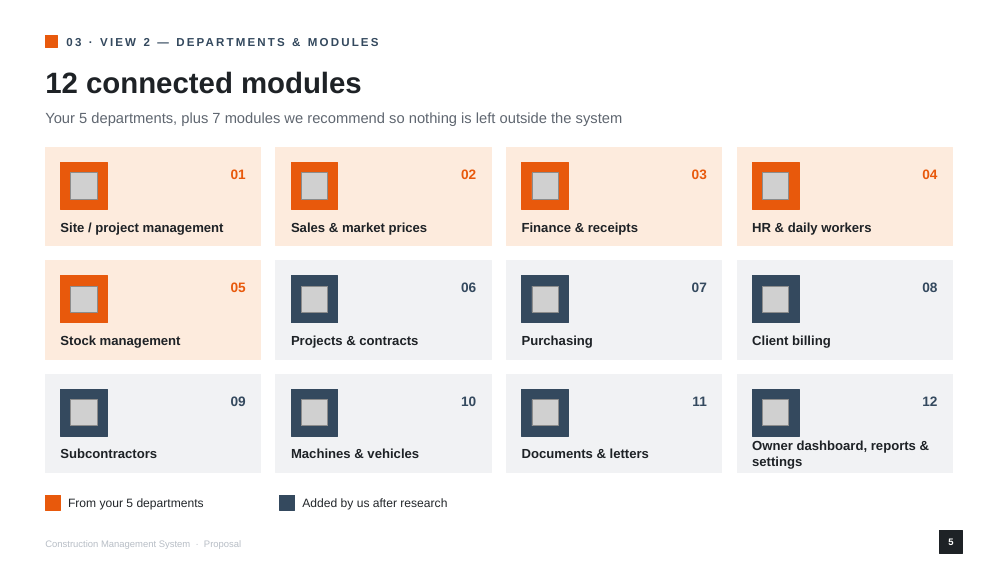
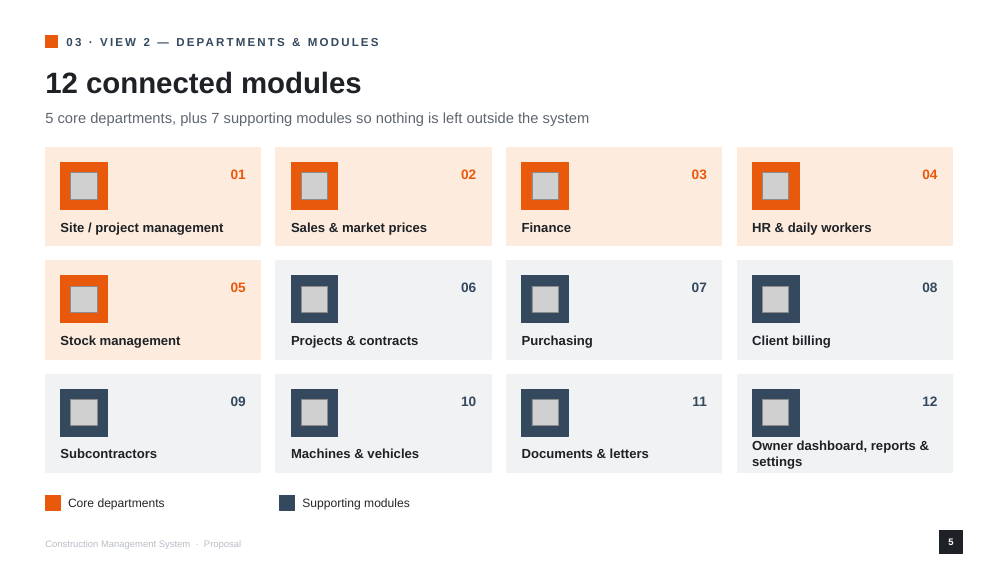
Before and after one commit to Abakas-Tech/ems-client, a slide deck: slide 5 of docs/proposals/Construction_Management_System_Proposal.pptx. Drawn at 1008x567 pixels with LibreOffice and Linux fonts; fonts in the diff are those of the drawing; grey boxes stand for pictures. Boxes give left, top, right and bottom in pixels: in the first picture for what was removed or moved away, otherwise in the second. Text is boxed around its words. In the diff, an @@ line names an element or a change of style, - is before the commit and + after.

```diff
--- a/docs/proposals/Construction_Management_System_Proposal.pptx
+++ b/docs/proposals/Construction_Management_System_Proposal.pptx
@@ text at (45, 112, 590, 126): text changed @@
-Your 5 departments, plus 7 modules we recommend so nothing is left outside the system
+5 core departments, plus 7 supporting modules so nothing is left outside the system
@@ text at (522, 222, 572, 232): text changed @@
-Finance & receipts
+Finance
@@ text at (68, 498, 165, 510): text changed @@
-From your 5 departments
+Core departments
@@ text at (302, 498, 410, 510): text changed @@
-Added by us after research
+Supporting modules
```
Also in this commit, not shown: 13 other slides changed.
